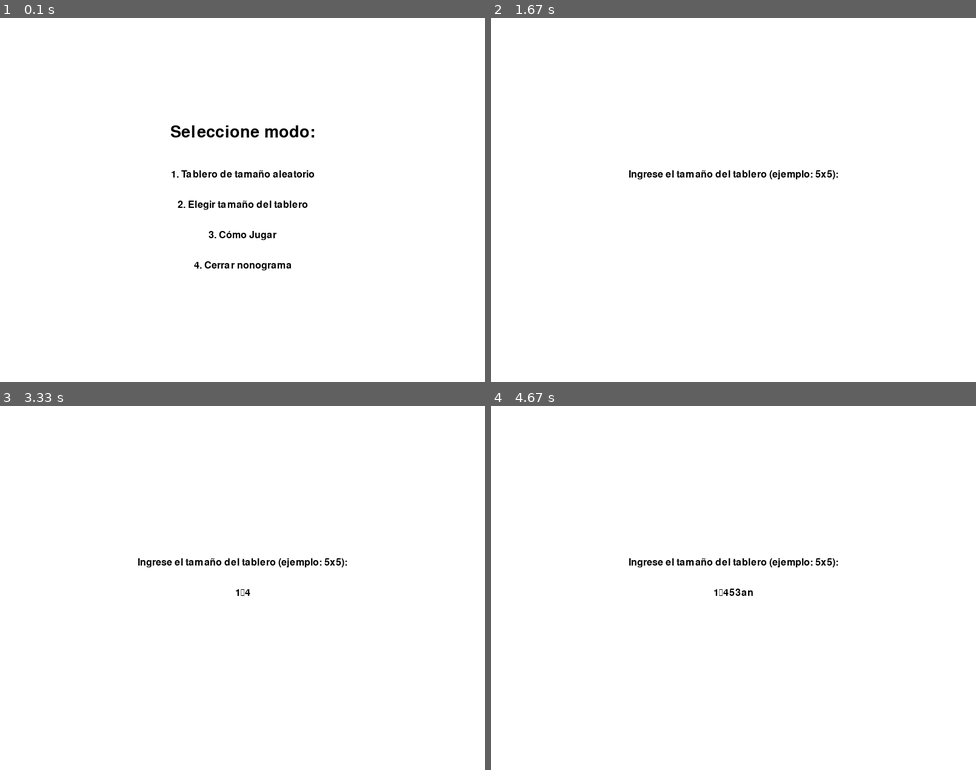
Above: before the commit, frames 1-4 (two rows, left to right).
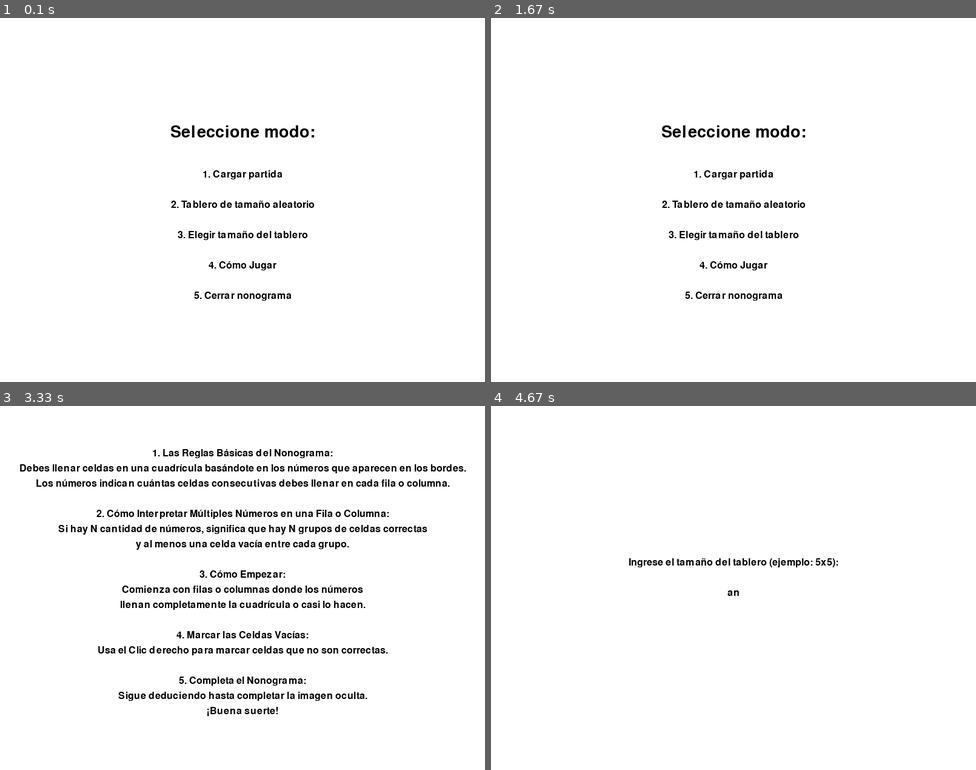
Above: after the commit, the same moments.

Repository: Rodri0819/Proyecto-Nonograma-Pygame
Game: pygame game, started from proyecto/main.py
Two runs of this game, one before a commit and one after it. Both use one fixed random seed, a clock stepped at 60 frames per second and the inputs below.
Inputs:
- Up to frame 1 (0.1 s): no input
- Up to frame 2 (1.67 s): tap 2 at 0.33 s; tap Enter at 0.67, 1.55 s; hold Up 1-1.47 s
- Up to frame 3 (3.33 s): tap Up at 1.88 s; tap 1 at 2.22 s; hold Esc 2.55-2.85 s; hold 4 from 3.22 s (still down)
- Up to frame 4 (4.67 s): release 4 at 3.52 s; hold 5 3.55-3.85 s; tap 3 at 4.22 s; type "an" at 4.55 s

The runs differ from the first frame. In frame 1, 1.4% of the frame differs, in the area x 35-65%, y 41-78%; in frame 2, 1.8%; in frame 3, 7.3%, in the area x 4-97%, y 11-86%; in frame 4, less than 0.1%.

Commit message:
Se añade la opcion de guardar y cargar partida

Diff:
--- a/proyecto/grid.py
+++ b/proyecto/grid.py
@@ -2,7 +2,7 @@
 
 #Clase que representa la cuadrícula del Nonograma
 class Grid:
-    def __init__(self, rows, cols, square_size, top_margin, left_margin, screen):
+    def __init__(self, rows, cols, square_size, top_margin, left_margin, screen, initial_grid=None):
         #Inicialización de atributos de la cuadrícula
         self.rows = rows  #Número de filas del tablero
         self.cols = cols  #Número de columnas del tablero
@@ -10,9 +10,16 @@
         self.top_margin = top_margin  #Margen superior donde comenzará el tablero
         self.left_margin = left_margin  #Margen izquierdo donde comenzará el tablero
         self.screen = screen  #Pantalla de Pygame donde se dibuja el tablero
-        #Inicializa la cuadrícula vacía
-        self.grid = [[0 for _ in range(cols)] for _ in range(rows)]
+        # Inicializa la cuadrícula vacía o usa el estado inicial pasado
+        if initial_grid is None:
+            self.grid = [[0 for _ in range(cols)] for _ in range(rows)]
+        else:
+            self.grid = initial_grid  # Cargar el estado de la cuadrícula
         self.win = False
+
+    def set_grid(self, grid_data):
+        """Establece el estado de la cuadrícula basado en los datos cargados."""
+        self.grid = grid_data
 
     def reset(self):
         # Reinicia el estado de la cuadrícula
--- a/proyecto/menu.py
+++ b/proyecto/menu.py
@@ -1,5 +1,7 @@
 import sys  # Módulo para controlar la salida del sistema y el cierre del programa.
 from constants import *  # Importa las constantes (colores, fuentes, etc.) definidas en 'constants.py'.
+import os
+import datetime
 
 #Función que muestra el menú principal
 def show_menu(screen, width, height):
@@ -10,10 +12,11 @@
 
         #Renderizado de textos del título y las opciones del menú
         title_surface = MENU_FONT.render("Seleccione modo:", True, BLACK)
-        option1_surface = FONT.render("1. Tablero de tamaño aleatorio", True, BLACK)
-        option2_surface = FONT.render("2. Elegir tamaño del tablero", True, BLACK)
-        option3_surface = FONT.render("3. Cómo Jugar", True, BLACK)
-        option4_surface = FONT.render("4. Cerrar nonograma", True, BLACK)
+        option1_surface = FONT.render("1. Cargar partida", True, BLACK)
+        option2_surface = FONT.render("2. Tablero de tamaño aleatorio", True, BLACK)
+        option3_surface = FONT.render("3. Elegir tamaño del tablero", True, BLACK)
+        option4_surface = FONT.render("4. Cómo Jugar", True, BLACK)
+        option5_surface = FONT.render("5. Cerrar nonograma", True, BLACK)
 
         #Centra los textos
         screen.blit(title_surface, (width - title_surface.get_width() // 2, height - 125))
@@ -21,6 +24,7 @@
         screen.blit(option2_surface, (width - option2_surface.get_width() // 2, height))
         screen.blit(option3_surface, (width - option3_surface.get_width() // 2, height + 50))
         screen.blit(option4_surface, (width - option4_surface.get_width() // 2, height + 100))
+        screen.blit(option5_surface, (width - option5_surface.get_width() // 2, height + 150))
 
         #Actualiza la pantalla para que se muestre lo que se a renderizado
         pygame.display.flip()
@@ -31,13 +35,15 @@
                 pygame.quit()  #Cierra Pygame
                 sys.exit()  #Sale del programa
             if event.type == pygame.KEYDOWN:  #Si se presiona una tecla
-                if event.key == pygame.K_1:  #Si se presiona '1'
+                if event.key == pygame.K_1:
+                    return "cargar_partida"
+                elif event.key == pygame.K_2:  #Si se presiona '1'
                     return "random"  #Devuelve la opción de tablero aleatorio
-                elif event.key == pygame.K_2:  #Si se presiona '2'
+                elif event.key == pygame.K_3:  #Si se presiona '2'
                     return "choose_size"  #Devuelve la opción para elegir el tamaño del tablero
-                elif event.key == pygame.K_3:
+                elif event.key == pygame.K_4:
                     return "tutorial"
-                elif event.key == pygame.K_4:  # Si se presiona '3'
+                elif event.key == pygame.K_5:  # Si se presiona '3'
                     pygame.quit()  #Cierra Pygame
                     sys.exit()  #Sale del programa
 
@@ -81,3 +87,53 @@
                     user_text = user_text[:-1]  #Borra el último caracter del texto ingresado
                 else:
                     user_text += event.unicode  #Agrega el carácter ingresado al texto
+
+def get_saved_games():
+        #Devuelve una lista de los archivos de partidas guardadas.
+        directory = "partidas_guardadas"
+        if not os.path.exists(directory):
+            return []  # Devuelve una lista vacía si no existe la carpeta
+
+        return [f for f in os.listdir(directory) if f.endswith('.pkl')]  # Filtra solo archivos .pkl
+
+def show_saved_games(screen):
+    saved_games = get_saved_games()
+
+    # Ordenar las partidas guardadas del más reciente al más antiguo
+    saved_games.sort(key=lambda x: datetime.datetime.strptime(x, "%Y%m%d_%H%M%S.pkl"), reverse=True)
+
+    while True:
+        screen.fill(WHITE)  # Rellena la pantalla con blanco
+
+        # Renderiza el título
+        title_surface = FONT.render("Partidas Guardadas:", True, BLACK)
+        screen.blit(title_surface, (screen.get_width() // 2 - title_surface.get_width() // 2, 20))
+
+        # Mensaje instruccional
+        instruction_surface = FONT.render("Presiona un número (1-5) para cargar una partida", True, BLACK)
+        screen.blit(instruction_surface, (screen.get_width() // 2 - instruction_surface.get_width() // 2, 50))
+
+        # Renderiza la lista de partidas guardadas, limitando a 5
+        if saved_games:
+            for i, game in enumerate(saved_games[:5]):  # Limitar a las primeras 5 partidas
+                game_surface = FONT.render(f"{i + 1}. {game}", True, BLACK)  # Mostrar el índice (1, 2, 3...)
+                screen.blit(game_surface, (screen.get_width() // 2 - game_surface.get_width() // 2, 100 + i * 30))
+        else:
+            empty_surface = FONT.render("No hay partidas guardadas", True, BLACK)
+            screen.blit(empty_surface, (screen.get_width() // 2 - empty_surface.get_width() // 2, 100))
+
+        pygame.display.flip()  # Actualiza la pantalla
+
+        for event in pygame.event.get():
+            if event.type == pygame.QUIT:
+                pygame.quit()
+                sys.exit()
+            if event.type == pygame.KEYDOWN:
+                if event.key == pygame.K_ESCAPE:  # Regresar con Escape
+                    return "menu_principal"  # Indica que debe regresar al menú principal
+
+                # Verificar si se presionó un número del 1 al 5
+                if pygame.K_1 <= event.key <= pygame.K_5:
+                    index = event.key - pygame.K_1  # Obtener el índice basado en la tecla presionada
+                    if 0 <= index < len(saved_games[:5]):
+                        return saved_games[index]  # Devuelve el nombre del archivo seleccionado
--- a/proyecto/nonogram_game.py
+++ b/proyecto/nonogram_game.py
@@ -5,6 +5,7 @@
 from grid import *
 import datetime
 import os
+import pickle
 
 class NonogramGame:
     def __init__(self):
@@ -86,7 +87,7 @@
                     waiting = False  # Salir de las instrucciones al presionar cualquier tecla
 
     def show_pause_menu(self,screen, width, height):
-        options = ["Resume", "Restart", "Exit"]
+        options = ["Resume", "Guardar partida", "Restart", "Exit"]
         selected_option = 0  # Opción inicialmente seleccionada
 
         while True:
@@ -113,6 +114,36 @@
                         return selected_option
 
 
+    def save_game(self, grid, rows, cols, elapsed_time, save_filename=None):
+
+        """Guarda el estado de la partida en un archivo usando pickle."""
+        # Crear la carpeta si no existe
+        directory = "partidas_guardadas"
+        if not os.path.exists(directory):
+            os.makedirs(directory)
+
+        if save_filename is None:
+            now = datetime.datetime.now()
+            timestamp = now.strftime("%Y%m%d_%H%M%S")  # Formato: YYYYMMDD_HHMMSS
+            save_filename = f"{timestamp}.pkl"  # Nombre del archivo con la fecha y hora
+
+        filepath = os.path.join(directory, save_filename)  # Ruta completa del archivo
+
+        data = {
+            'grid': grid,  # El estado de la cuadrícula
+            'rows': rows,  # Número de filas
+            'cols': cols,  # Número de columnas
+            'elapsed_time': elapsed_time
+        }
+        with open(filepath, 'wb') as f:  # Modo binario
+            pickle.dump(data, f)
+
+    def load_game(self, load_filename):
+        #Carga el estado de la partida desde un archivo usando pickle
+        with open(load_filename, 'rb') as f:  # Modo binario
+            data = pickle.load(f)
+        return data['grid'], data['rows'], data['cols'], data['elapsed_time']  # Devuelve la cuadrícula, sus dimensiones y tiempo transcurrido
+
     def main_loop(self):
         while True:  # Bucle externo para reiniciar el juego
             # Restablecer el tamaño de la pantalla al tamaño del menú
@@ -123,7 +154,17 @@
             # Mostrar menú inicial
             option = menu.show_menu(self.screen, self.WIDTH // 2, self.HEIGHT // 2)
 
-            if option == "random":
+            if option == "cargar_partida":
+                #cargar partidas
+                selected_game = menu.show_saved_games(self.screen)  # Muestra la lista de partidas guardadas
+                if selected_game == "menu_principal":
+                    continue  # Regresar al menú principal
+                if selected_game:  # Si se seleccionó un archivo
+                    game_filename = os.path.join("partidas_guardadas", selected_game)  # Construye la ruta del archivo
+                    grid_data, rows, cols, elapsed_time = self.load_game(game_filename)
+                    start_time = pygame.time.get_ticks() - elapsed_time * 1000  # Ajusta start_time con el tiempo cargado
+                    grid = Grid(rows, cols, self.SQUARE_SIZE, self.TOP_MARGIN, self.LEFT_MARGIN, self.screen, grid_data)  # Usar el estado guardado
+            elif option == "random":
                 rows = random.randint(5, 10)
                 cols = random.randint(5, 10)
             elif option == "choose_size":
@@ -142,11 +183,12 @@
             solution = self.generate_solution(rows, cols)
             row_clues, col_clues = utils.generate_clues(solution, rows, cols)
 
-            # Crear la cuadrícula del juego
-            grid = Grid(rows, cols, self.SQUARE_SIZE, self.TOP_MARGIN, self.LEFT_MARGIN, self.screen)
-
-            # Iniciar el cronómetro
-            start_time = pygame.time.get_ticks()  # Tiempo en milisegundos
+            # Si se carga un juego, no reiniciar el tiempo
+            if option != "cargar_partida":
+                start_time = pygame.time.get_ticks()
+                grid = Grid(rows, cols, self.SQUARE_SIZE, self.TOP_MARGIN, self.LEFT_MARGIN, self.screen)  # Cuadrícula vacía para nuevo juego
+
+
             running = True
             while running:
                 for event in pygame.event.get():
@@ -156,12 +198,14 @@
                     if event.type == pygame.KEYDOWN:
                         if event.key == pygame.K_RETURN:  # Presiona Enter para pausar
                             selected_option = self.show_pause_menu(self.screen, self.WIDTH, self.HEIGHT)
-
                             if selected_option == 0:  # Resume
                                 continue  # Vuelve al juego
-                            elif selected_option == 1:  # Restart
+                            elif selected_option == 1: # Save game
+                                ##Funcion para guardar partida
+                                self.save_game(grid.get_grid(), rows, cols, elapsed_time)
+                            elif selected_option == 2:  # Restart
                                grid.reset()  # Reinicia la cuadrícula
-                            elif selected_option == 2:  # Exit
+                            elif selected_option == 3:  # Exit
                                running = False  # Sal de este bucle para reiniciar el juego
                                break  # Sal del bucle mientras el juego
 
@@ -192,7 +236,7 @@
                     # Generar el nombre de archivo con la fecha y hora actual
                     now = datetime.datetime.now()
                     timestamp = now.strftime("%Y%m%d_%H%M%S")  # Formato: YYYYMMDD_HHMMSS
-                    filename = f"nonograma_ganado_{timestamp}.png"  # Nombre del archivo
+                    screenshot_filename = f"nonograma_ganado_{timestamp}.png"  # Nombre del archivo
 
                     # Crear la carpeta "partidas-ganadas" si no existe
                     directory = "partidas-ganadas"
@@ -200,7 +244,7 @@
                         os.makedirs(directory)  # Crear la carpeta
 
                     # Guardar la imagen del Nonograma
-                    filepath = os.path.join(directory, filename)  # Ruta completa del archivo
+                    filepath = os.path.join(directory, screenshot_filename)  # Ruta completa del archivo
                     screenshot_surface = pygame.Surface((self.WIDTH, self.HEIGHT))
                     screenshot_surface.blit(self.screen, (0, 0))  # Copia la pantalla actual
                     pygame.image.save(screenshot_surface, filepath)  # Guarda la imagen
